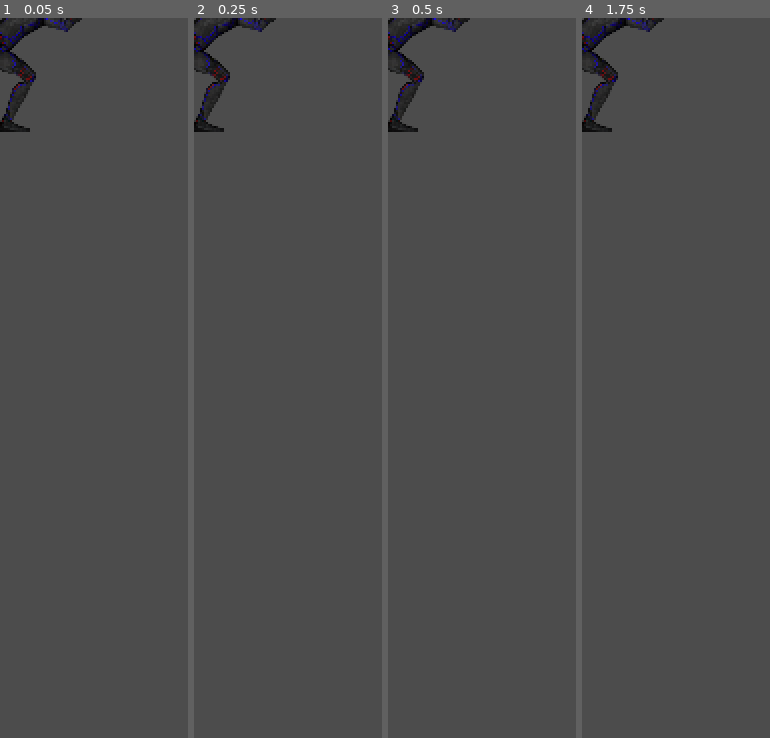
Above: before the commit, frames 1-4 (left to right).
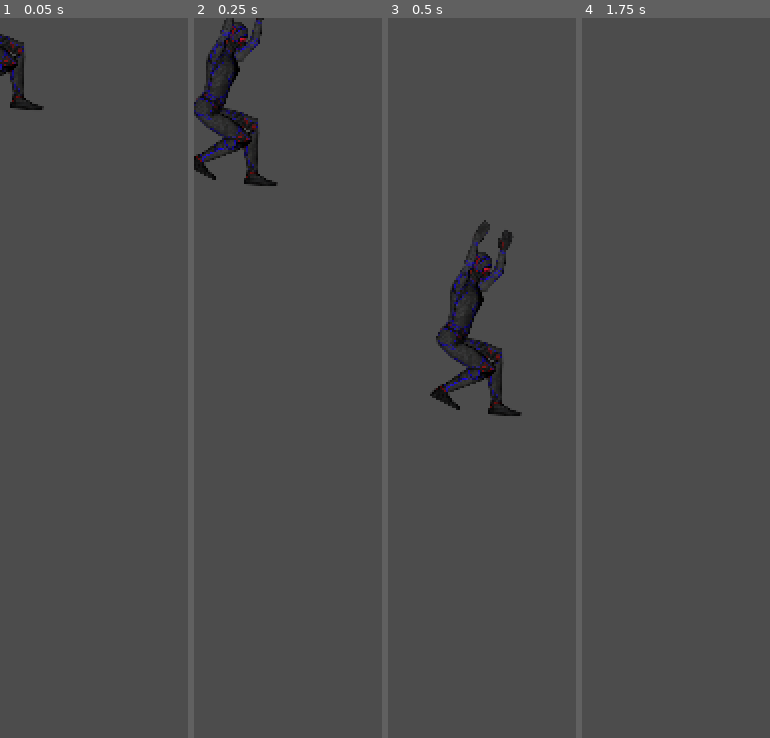
Above: after the commit, the same moments.

Repository: bsiesicki/GN7T2_EndlessRunner
Game: Godot game, scene res://Scenes/Player.tscn
Same seed, same stepped clock (60 frames per second), same inputs: the game is played once before the commit and once after it. This scene is started directly instead of the project's main scene.
Inputs (mouse positions are in pixels of both pictures, inside the frame that each line leads up to):
- Up to frame 1 (0.05 s): no input
- Up to frame 2 (0.25 s): no input
- Up to frame 3 (0.5 s): no input
- Up to frame 4 (1.75 s): move the mouse to (outside the picture) at 0.52 s; click (outside the picture) at 0.67 s; tap Enter at 1.25 s; move the mouse to (outside the picture) at 1.27 s; click (outside the picture) at 1.42 s

The runs differ from the first frame. In frame 1, 2.0% of the frame differs, in the area x 0-44%, y 0-16%; in frame 2, 4.8%; in frame 3, 6.6%, in the area x 0-72%, y 0-56%; in frame 4, 2.0%.
Error before the commit: Parse Error: The identifier "dash_distance" isn't declared in the current scope. (res://Scripts/Player.gd:108)

Commit message:
dash fix

Diff:
--- a/Scripts/Player.gd
+++ b/Scripts/Player.gd
@@ -25,7 +25,7 @@
 var slide_end = 0
 export (int) var slide_distance = 120
 export (int) var player_speed = 50
-#export (int) var dash_distance = 120
+export (int) var dash_distance = 120
 var velocity = Vector2()
 var elapsed_time = 0
 var start
